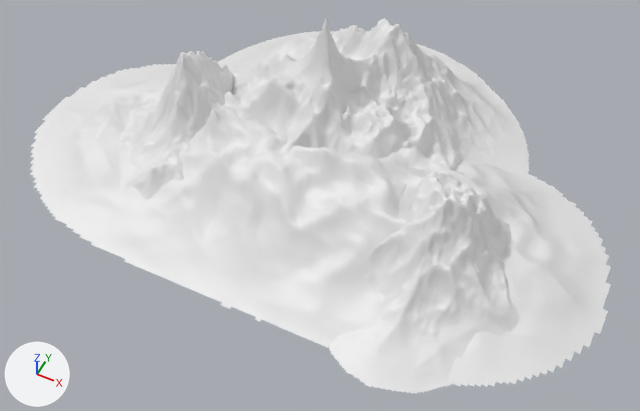
The Blender file Assets/Mountains.blend as it was, and as the next commit left it.
Rendered twice from a 50 mm lens placed at (1.75, -3.27, 4.09), pointed at (0.16, -0.09, 0.12). Arrows for +X, +Y and +Z are at lower left; the lights stay in place. The first picture is the older version.

Names of what the first picture shows: 'Landscape', 'Landscape.001', 'Landscape.002', 'Landscape.003'.
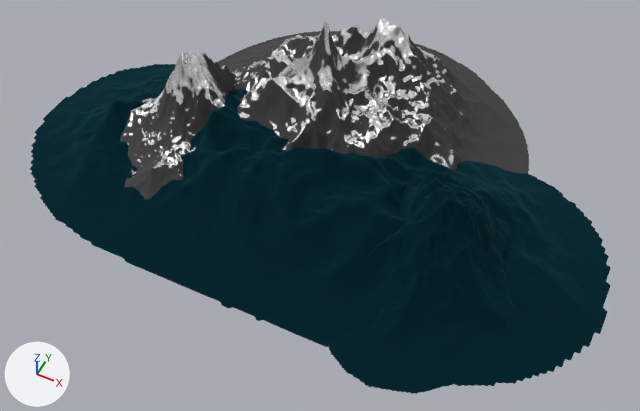
The newer file is also turned or shifted as a whole; pictures and numbers use the older file's frame.

Pixel boxes (x1, y1, x2, y2) of what changed, in the pictures (640 x 411 px):
'Landscape', recoloured (white to cyan): (30, 64, 610, 386) in both
'Landscape.003', recoloured (white to grey): (218, 19, 529, 174) in both
'Landscape.002', recoloured (white to black): (329, 172, 519, 394) in both
'Landscape.001', recoloured (white to grey): (120, 51, 234, 200) in both

Edits to the bpy script that builds the scene:
```text
Add mat_material_001:
    mat_material_001 = bpy.data.materials.new('Material.001')
    # nodes: BsdfPrincipled, Bump, Math, OutputMaterial, SeparateXYZ, TexCoord, TexNoise, ValToRGB, VectorMath
    # colours: dark grey #404040, white #ffffff, black #000000, grey #7f7f7f
Add mat_materialdebug:
    mat_materialdebug = bpy.data.materials.new('MaterialDebug')
    # nodes: BsdfPrincipled, Bump, Math, OutputMaterial, TexNoise, VectorMath
    # colours: dark cyan #164450
Change me_landscape:
    where me_landscape.from_pydata(...)  # 12373 vertices, 12130 faces; spans x -1.91..1.91, y -0.92..0.92, z 0.01..0.6
    add me_landscape.materials.append(mat_materialdebug)
Change me_landscape_001:
    where me_landscape_001.from_pydata(...)  # 36201 vertices, 35742 faces; spans x -0.87..0.91, y -0.9..0.91, z 0.01..0.83
    add me_landscape_001.materials.append(mat_material_001)
Change me_landscape_002:
    where me_landscape_002.from_pydata(...)  # 36083 vertices, 35626 faces; spans x -0.9..0.89, y -0.9..0.89, z 0.01..0.71
    add me_landscape_002.materials.append(mat_materialdebug)
Change me_landscape_003:
    where me_landscape_003.from_pydata(...)  # 45007 vertices, 44529 faces; spans x -0.94..0.94, y -0.93..0.94, z 0.01..0.85
    add me_landscape_003.materials.append(mat_material_001)
```
